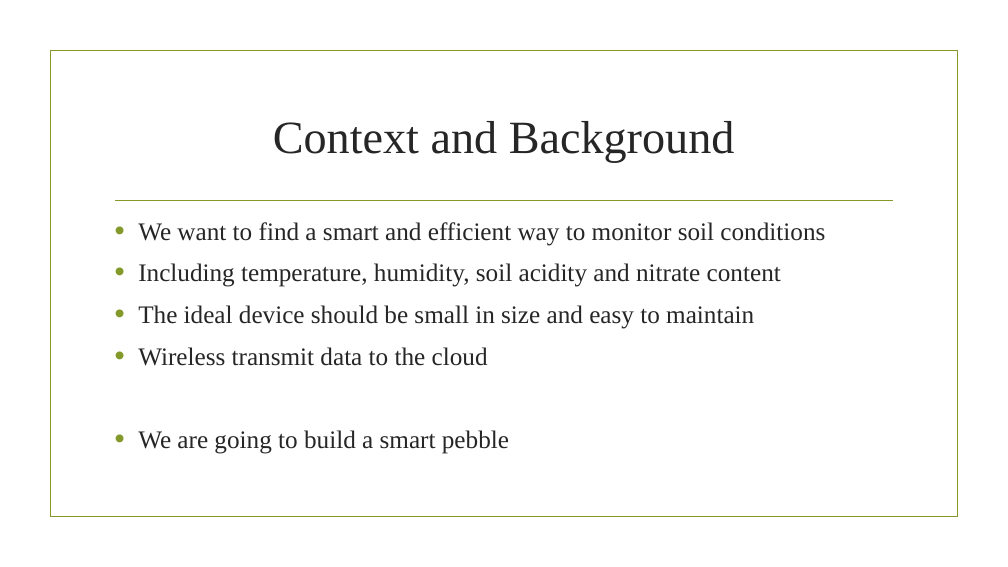
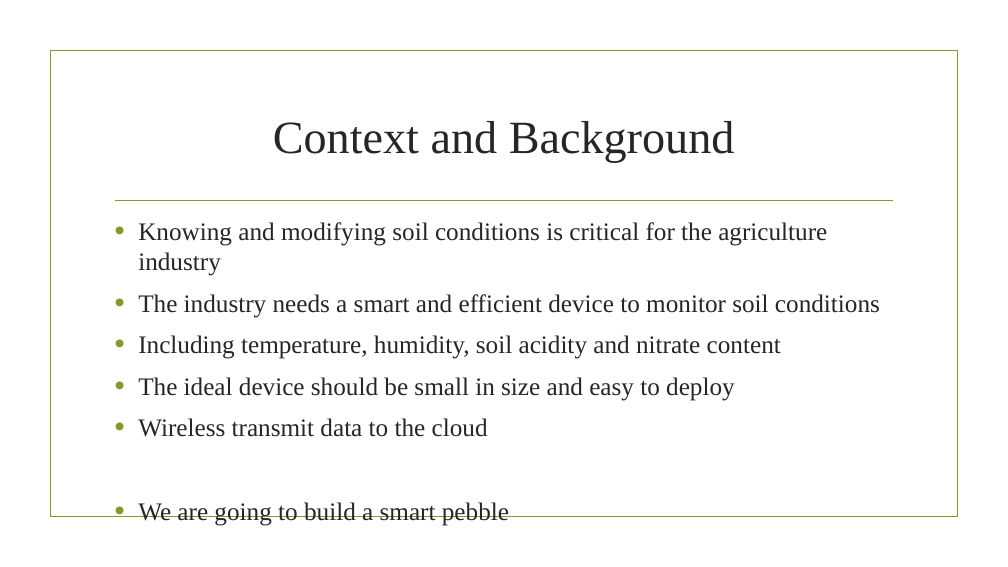
Before and after one commit to johnkmj/tufts_comp50_shared, a slide deck: slide 2 of HW1.pptx. Drawn at 1008x567 pixels with LibreOffice and Linux fonts; fonts in the diff are those of the drawing; background and template pictures are left out. Boxes give left, top, right and bottom in pixels: in the first picture for what was removed or moved away, otherwise in the second. Text is boxed around its words. In the diff, an @@ line names an element or a change of style, - is before the commit and + after.

Commit message:
HW1

```diff
--- a/HW1.pptx
+++ b/HW1.pptx
@@ text at <box>138,222,880,318</box>: text changed @@
-• We want to find a smart and efficient way to monitor soil conditions
+• Knowing and modifying soil conditions is critical for the agriculture industry
+• The industry needs a smart and efficient device to monitor soil conditions
@@ text at <box>138,377,735,401</box>: text changed @@
-• The ideal device should be small in size and easy to maintain
+• The ideal device should be small in size and easy to deploy
```
